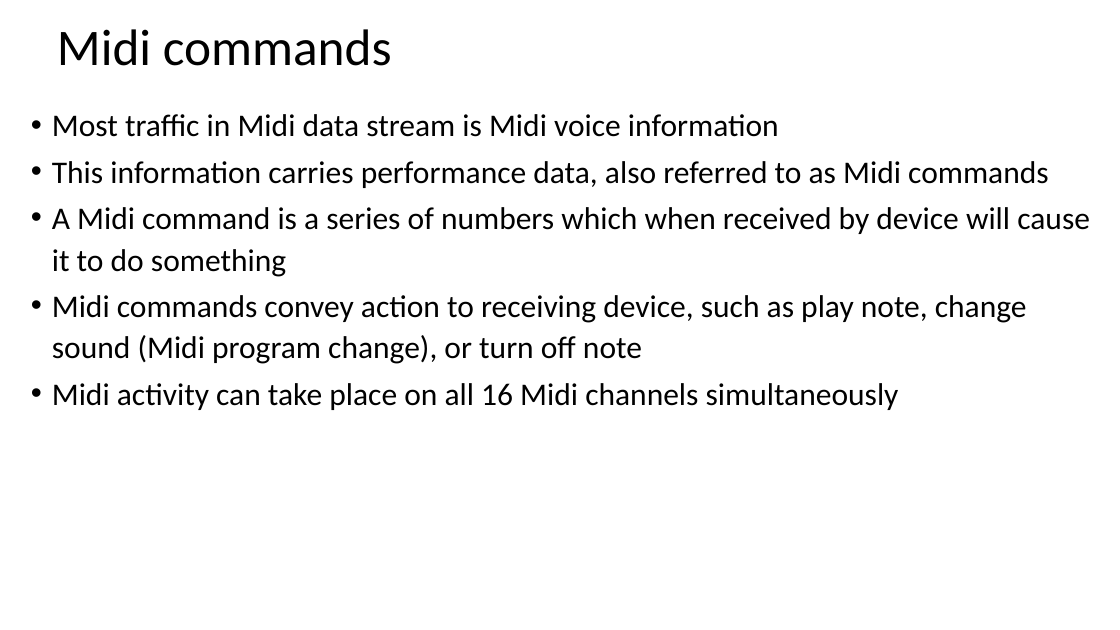
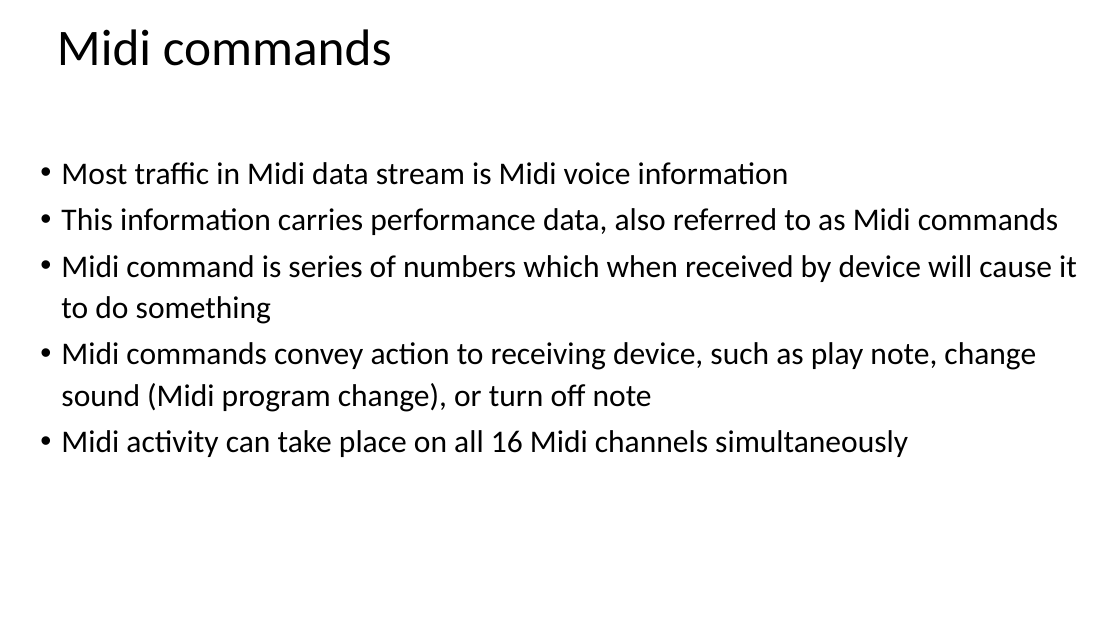
Before and after one commit to joshreiss/Audio-programming-with-VST-and-JUCE, a slide deck: slide 7 of 02 - Midi/01 Midi introduction.pptx. Drawn at 1120x630 pixels with LibreOffice and Linux fonts; fonts in the diff are those of the drawing. Boxes give left, top, right and bottom in pixels: in the first picture for what was removed or moved away, otherwise in the second. Text is boxed around its words. In the diff, an @@ line names an element or a change of style, - is before the commit and + after.

```diff
--- a/02 - Midi/01 Midi introduction.pptx
+++ b/02 - Midi/01 Midi introduction.pptx
@@ text "Most traffic in Midi data ...": place and size @@
-text "Most traffic in Midi data ..." at (52,114,1090,410)
+text "Most traffic in Midi data ..." at (61,162,1077,457)
@@ text at (61,255,1077,324): text changed @@
-• A Midi command is a series of numbers which when received by device will cause it to do something
+• Midi command is series of numbers which when received by device will cause it to do something
```
Also in this commit, not shown: 4 other slides changed.
